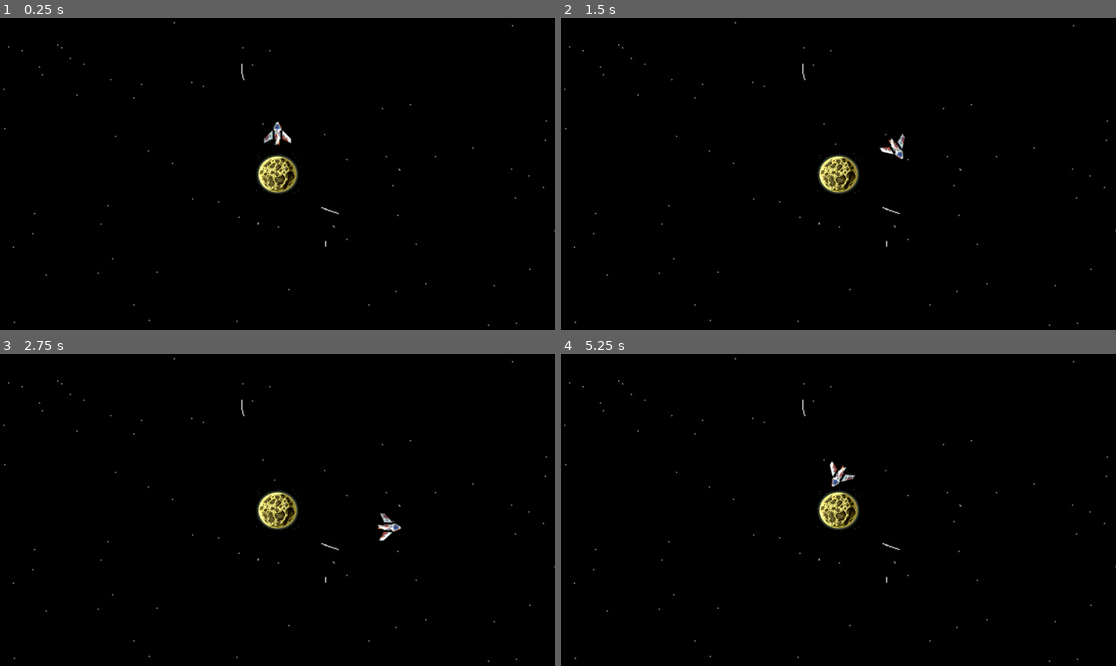
Above: before the commit, frames 1-4 (two rows, left to right).
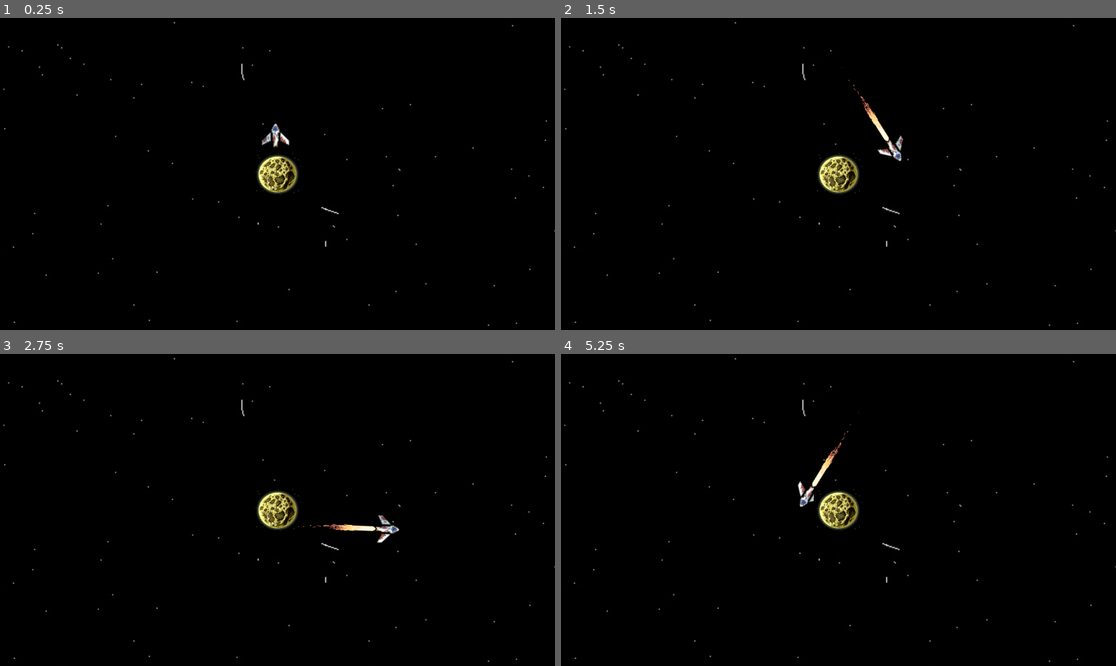
Above: after the commit, the same moments.

Repository: Fila2224/bounce-back
Game: Godot game, scene res://scenes/main_scene.tscn
The game is run twice, just before and just after one commit, with the same random seed, the same clock (stepped at 60 frames per second) and the same inputs.
Inputs:
- Up to frame 1 (0.25 s): no input
- Up to frame 2 (1.5 s): tap Enter at 0.5 s; hold D (right) 0.53-1.28 s; hold S (down) from 1.28 s (still down)
- Up to frame 3 (2.75 s): release S (down) at 2.03 s; hold D (right) from 2.03 s (still down)
- Up to frame 4 (5.25 s): release D (right) at 2.78 s; hold Up (up) 2.78-3.53 s; hold Left (left) 3.53-5.03 s; hold S (down) from 5.03 s (still down)

The runs differ from the first frame. In frame 1, 0.2% of the frame differs, in the area x 47-53%, y 33-42%; in frame 2, 0.4%; in frame 3, 0.4%; in frame 4, 0.5%, in the area x 42-54%, y 18-49%.

Commit message:
rocket-flames

Diff:
--- a/scenes/main_scene.tscn
+++ b/scenes/main_scene.tscn
@@ -1,26 +1,27 @@
-[gd_scene load_steps=5 format=3 uid="uid://brdy86nmjtwqy"]
+[gd_scene format=3 uid="uid://brdy86nmjtwqy"]
 
 [ext_resource type="Texture2D" uid="uid://uyiytog8t307" path="res://assets/galaxy.jpg" id="1_0f027"]
 [ext_resource type="PackedScene" uid="uid://c2bjypt5qheov" path="res://scenes/moon-center.tscn" id="2_pw63i"]
 [ext_resource type="PackedScene" uid="uid://upw6p8d5t0yw" path="res://scenes/rocket.tscn" id="3_7ykc4"]
 [ext_resource type="Script" uid="uid://ci12vg25c60jc" path="res://scenes/line_2d.gd" id="4_pu3yx"]
 
-[node name="main_scene" type="Node2D"]
+[node name="main_scene" type="Node2D" unique_id=366378722]
 
-[node name="background" type="Sprite2D" parent="."]
+[node name="background" type="Sprite2D" parent="." unique_id=1776850665]
+z_index = -10
 texture = ExtResource("1_0f027")
 
-[node name="rocket" parent="." instance=ExtResource("3_7ykc4")]
-position = Vector2(-356, -42)
+[node name="rocket" parent="." unique_id=1451170020 instance=ExtResource("3_7ykc4")]
+position = Vector2(-358, -40)
 
-[node name="moon-center" parent="." instance=ExtResource("2_pw63i")]
+[node name="moon-center" parent="." unique_id=1377490108 instance=ExtResource("2_pw63i")]
 position = Vector2(-356, 0)
 scale = Vector2(0.3984375, 0.375)
 
-[node name="Camera2D" type="Camera2D" parent="moon-center"]
+[node name="Camera2D" type="Camera2D" parent="moon-center" unique_id=1599051162]
 position = Vector2(0, 2.3841858e-07)
 scale = Vector2(2.509804, 2.6666667)
 zoom = Vector2(2, 2)
 
-[node name="Line2D" type="Line2D" parent="."]
+[node name="Line2D" type="Line2D" parent="." unique_id=1899354703]
 script = ExtResource("4_pu3yx")
--- a/scenes/rocket.tscn
+++ b/scenes/rocket.tscn
@@ -1,17 +1,18 @@
 [gd_scene format=3 uid="uid://upw6p8d5t0yw"]
 
 [ext_resource type="Script" uid="uid://biv2cth1xpglm" path="res://scripts/rocket.gd" id="1_dkv7l"]
-[ext_resource type="Texture2D" uid="uid://d3mbxug6fb8h7" path="res://assets/Main Ship - Base - Damaged.png" id="1_fj03e"]
+[ext_resource type="Texture2D" uid="uid://cpok1uwf3upyf" path="res://assets/Animated_Exhaust_pixel_Pack_Free/Exhaust_02/exhaust02_spritesheet.png" id="2_exhaust"]
+[ext_resource type="Texture2D" uid="uid://d3mbxug6fb8h7" path="res://assets/Main Ship - Base - Damaged.png" id="3_fj03e"]
 
 [sub_resource type="CircleShape2D" id="CircleShape2D_5gt1y"]
 radius = 16.0
 
 [sub_resource type="AtlasTexture" id="AtlasTexture_dkv7l"]
-atlas = ExtResource("1_fj03e")
+atlas = ExtResource("3_fj03e")
 region = Rect2(0, 0, 48, 48)
 
 [sub_resource type="AtlasTexture" id="AtlasTexture_agf72"]
-atlas = ExtResource("1_fj03e")
+atlas = ExtResource("3_fj03e")
 region = Rect2(0, 0, 48, 48)
 
 [sub_resource type="SpriteFrames" id="SpriteFrames_073cp"]
@@ -23,9 +24,88 @@
 "duration": 1.0,
 "texture": SubResource("AtlasTexture_agf72")
 }],
-"loop": 1,
+"loop": true,
 "name": &"default",
 "speed": 5.0
+}]
+
+[sub_resource type="AtlasTexture" id="AtlasTexture_fly_0"]
+atlas = ExtResource("2_exhaust")
+region = Rect2(0, 200, 128, 200)
+[sub_resource type="AtlasTexture" id="AtlasTexture_fly_1"]
+atlas = ExtResource("2_exhaust")
+region = Rect2(128, 200, 128, 200)
+[sub_resource type="AtlasTexture" id="AtlasTexture_fly_2"]
+atlas = ExtResource("2_exhaust")
+region = Rect2(256, 200, 128, 200)
+[sub_resource type="AtlasTexture" id="AtlasTexture_fly_3"]
+atlas = ExtResource("2_exhaust")
+region = Rect2(384, 200, 128, 200)
+[sub_resource type="AtlasTexture" id="AtlasTexture_fly_4"]
+atlas = ExtResource("2_exhaust")
+region = Rect2(512, 200, 128, 200)
+[sub_resource type="AtlasTexture" id="AtlasTexture_ign_0"]
+atlas = ExtResource("2_exhaust")
+region = Rect2(0, 0, 128, 200)
+[sub_resource type="AtlasTexture" id="AtlasTexture_ign_1"]
+atlas = ExtResource("2_exhaust")
+region = Rect2(128, 0, 128, 200)
+[sub_resource type="AtlasTexture" id="AtlasTexture_ign_2"]
+atlas = ExtResource("2_exhaust")
+region = Rect2(256, 0, 128, 200)
+[sub_resource type="AtlasTexture" id="AtlasTexture_ign_3"]
+atlas = ExtResource("2_exhaust")
+region = Rect2(384, 0, 128, 200)
+[sub_resource type="AtlasTexture" id="AtlasTexture_ign_4"]
+atlas = ExtResource("2_exhaust")
+region = Rect2(512, 0, 128, 200)
+[sub_resource type="AtlasTexture" id="AtlasTexture_ign_5"]
+atlas = ExtResource("2_exhaust")
+region = Rect2(640, 0, 128, 200)
+[sub_resource type="AtlasTexture" id="AtlasTexture_ign_6"]
+atlas = ExtResource("2_exhaust")
+region = Rect2(768, 0, 128, 200)
+[sub_resource type="AtlasTexture" id="AtlasTexture_ign_7"]
+atlas = ExtResource("2_exhaust")
+region = Rect2(896, 0, 128, 200)
+[sub_resource type="AtlasTexture" id="AtlasTexture_ign_8"]
+atlas = ExtResource("2_exhaust")
+region = Rect2(1024, 0, 128, 200)
+[sub_resource type="AtlasTexture" id="AtlasTexture_off_0"]
+atlas = ExtResource("2_exhaust")
+region = Rect2(0, 400, 128, 200)
+[sub_resource type="AtlasTexture" id="AtlasTexture_off_1"]
+atlas = ExtResource("2_exhaust")
+region = Rect2(128, 400, 128, 200)
+[sub_resource type="AtlasTexture" id="AtlasTexture_off_2"]
+atlas = ExtResource("2_exhaust")
+region = Rect2(256, 400, 128, 200)
+[sub_resource type="AtlasTexture" id="AtlasTexture_off_3"]
+atlas = ExtResource("2_exhaust")
+region = Rect2(384, 400, 128, 200)
+[sub_resource type="AtlasTexture" id="AtlasTexture_off_4"]
+atlas = ExtResource("2_exhaust")
+region = Rect2(512, 400, 128, 200)
+[sub_resource type="AtlasTexture" id="AtlasTexture_off_5"]
+atlas = ExtResource("2_exhaust")
+region = Rect2(640, 400, 128, 200)
+
+[sub_resource type="SpriteFrames" id="SpriteFrames_exhaust"]
+animations = [{
+"frames": [{"duration": 1.0, "texture": SubResource("AtlasTexture_ign_0")}, {"duration": 1.0, "texture": SubResource("AtlasTexture_ign_1")}, {"duration": 1.0, "texture": SubResource("AtlasTexture_ign_2")}, {"duration": 1.0, "texture": SubResource("AtlasTexture_ign_3")}, {"duration": 1.0, "texture": SubResource("AtlasTexture_ign_4")}, {"duration": 1.0, "texture": SubResource("AtlasTexture_ign_5")}, {"duration": 1.0, "texture": SubResource("AtlasTexture_ign_6")}, {"duration": 1.0, "texture": SubResource("AtlasTexture_ign_7")}, {"duration": 1.0, "texture": SubResource("AtlasTexture_ign_8")}],
+"loop": false,
+"name": &"ignition",
+"speed": 24.0
+}, {
+"frames": [{"duration": 1.0, "texture": SubResource("AtlasTexture_fly_0")}, {"duration": 1.0, "texture": SubResource("AtlasTexture_fly_1")}, {"duration": 1.0, "texture": SubResource("AtlasTexture_fly_2")}, {"duration": 1.0, "texture": SubResource("AtlasTexture_fly_3")}, {"duration": 1.0, "texture": SubResource("AtlasTexture_fly_4")}],
+"loop": true,
+"name": &"flying",
+"speed": 16.0
+}, {
+"frames": [{"duration": 1.0, "texture": SubResource("AtlasTexture_off_0")}, {"duration": 1.0, "texture": SubResource("AtlasTexture_off_1")}, {"duration": 1.0, "texture": SubResource("AtlasTexture_off_2")}, {"duration": 1.0, "texture": SubResource("AtlasTexture_off_3")}, {"duration": 1.0, "texture": SubResource("AtlasTexture_off_4")}, {"duration": 1.0, "texture": SubResource("AtlasTexture_off_5")}],
+"loop": false,
+"name": &"shutoff",
+"speed": 24.0
 }]
 
 [node name="rocket" type="CharacterBody2D" unique_id=484315872]
@@ -34,5 +114,14 @@
 [node name="CollisionShape2D" type="CollisionShape2D" parent="." unique_id=843276260]
 shape = SubResource("CircleShape2D_5gt1y")
 
+[node name="Exhaust" type="AnimatedSprite2D" parent="." unique_id=194820184]
+show_behind_parent = true
+position = Vector2(0, 12)
+scale = Vector2(0.5, 0.5)
+offset = Vector2(0, 96)
+sprite_frames = SubResource("SpriteFrames_exhaust")
+animation = &"flying"
+
 [node name="AnimatedSprite2D" type="AnimatedSprite2D" parent="." unique_id=710762449]
 sprite_frames = SubResource("SpriteFrames_073cp")
+autoplay = "default"
--- a/scripts/rocket.gd
+++ b/scripts/rocket.gd
@@ -3,6 +3,12 @@
 @export var speed: float = 80.0
 ## Rychlost otáčení rakety (nastavte na 0 pro okamžité otočení, nebo např. 12 pro plynulé)
 @export var rotation_speed: float = 5.0
+
+@onready var exhaust: AnimatedSprite2D = $Exhaust
+
+func _ready() -> void:
+	if exhaust:
+		exhaust.visible = false
 
 func _physics_process(delta: float) -> void:
 	# Získání směru podle nastavených akcí z Input Map (left, right, up, down)
@@ -11,7 +17,7 @@
 	velocity = direction * speed
 	move_and_slide()
 
-	# Otáčení ve směru letu
+	# Otáčení ve směru letu a řízení plamenů
 	if direction != Vector2.ZERO:
 		# Obrázek rakety defaultně míří nahoru, proto k úhlu přičítáme 90 stupňů (PI / 2)
 		var target_rotation := direction.angle() + PI / 2
@@ -19,3 +25,14 @@
 			rotation = lerp_angle(rotation, target_rotation, rotation_speed * delta)
 		else:
 			rotation = target_rotation
+
+		# Spuštění plamenů za raketou
+		if exhaust:
+			exhaust.visible = true
+			if not exhaust.is_playing() or exhaust.animation != "flying":
+				exhaust.play("flying")
+	else:
+		# Zhasnutí plamenů při nečinnosti
+		if exhaust:
+			exhaust.visible = false
+			exhaust.stop()
